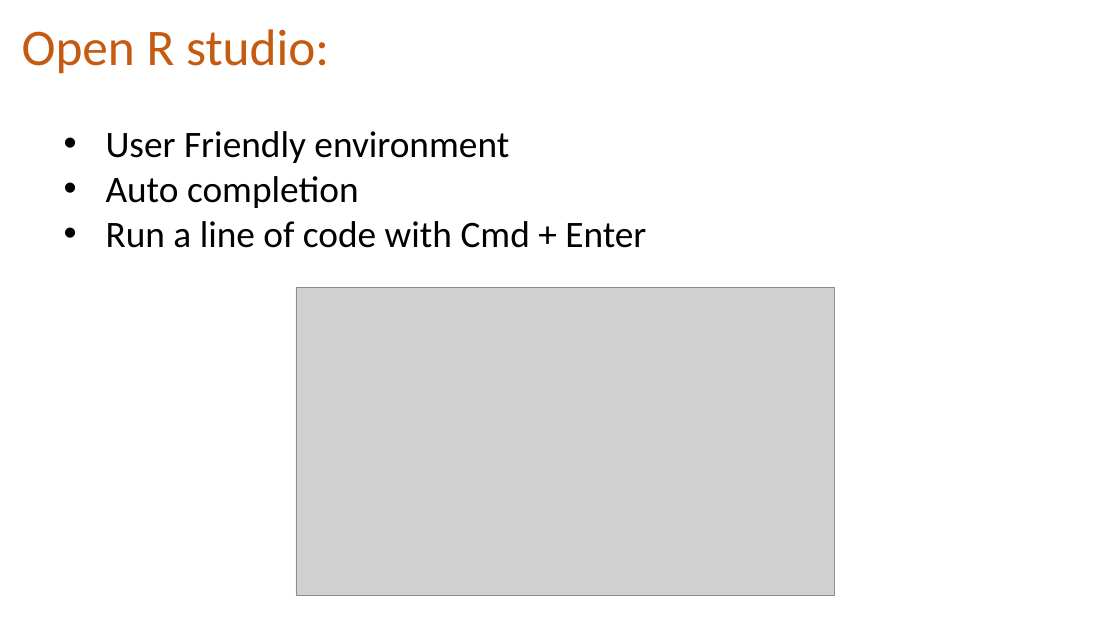
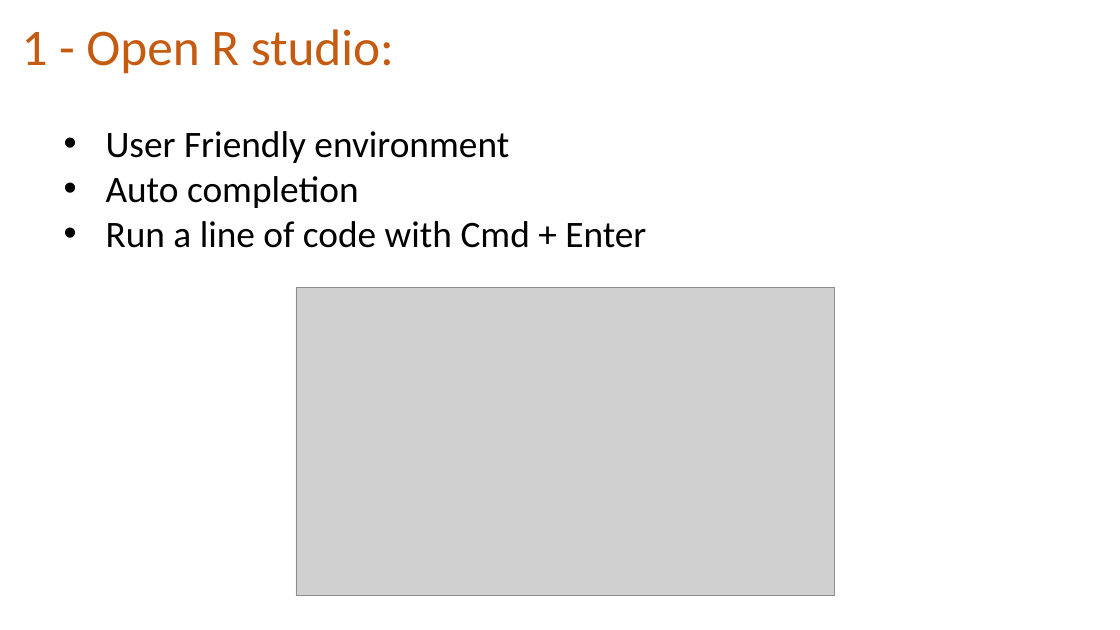
Before and after one commit to holtzy/Talk, a slide deck: slide 4 of 2018/Introduction_to_Rmarkdown.pptx (slide 3 before the commit). Drawn at 1120x630 pixels with LibreOffice and Linux fonts; fonts in the diff are those of the drawing; grey boxes stand for pictures. Boxes give left, top, right and bottom in pixels: in the first picture for what was removed or moved away, otherwise in the second. Text is boxed around its words. In the diff, an @@ line names an element or a change of style, - is before the commit and + after.

```diff
--- a/2018/Introduction_to_Rmarkdown.pptx
+++ b/2018/Introduction_to_Rmarkdown.pptx
@@ text at (22, 29, 394, 74): text changed @@
-Open R studio:
+1 - Open R studio:
```
Also in this commit, not shown: 5 other slides changed, 6 slides added, 2 slides removed, 1 other file.
